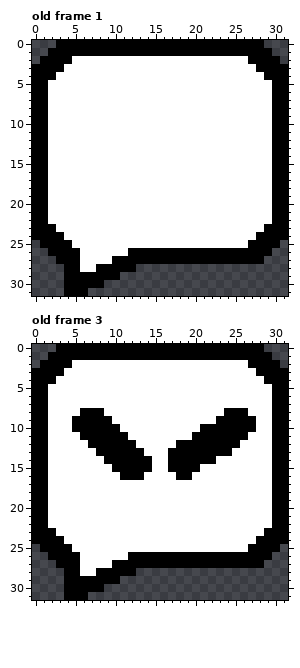
Pixel-art file: image_dev/emote_bubble.aseprite. The picture above is the old version.
32x32 pixels, 5 frames. Shown: old frame 1, old frame 3. The commit also changed other frames, which this record leaves out.
After:
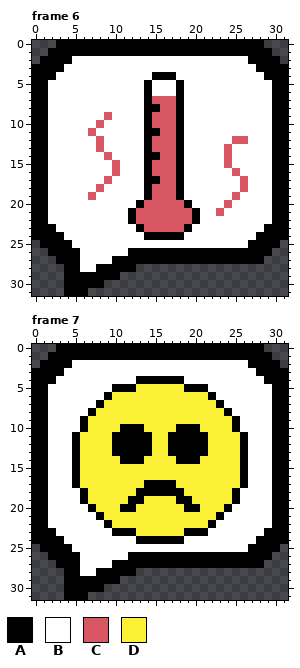
Palette (. is transparent): A #000000  B #ffffff  C #d95763  D #fbf236
A new or re-ordered frame is compared with the old frame closest to it.
The edit:
frames 5 -> 8
Frame 6 is new; against old frame 1:
The edit turns colour B into colour A in row 4 at x 15 to 17; in rows 5 to 7 at x 14 and 18; in row 8 at x 14 to 15 and 18; in rows 9 to 10 at x 14 and 18; in row 11 at x 14 to 15 and 18; in rows 12 to 13 at x 14 and 18.
The edit turns colour B into colour A in row 14 at x 14 to 15 and 18; in rows 15 to 16 at x 14 and 18; in row 17 at x 14 to 15 and 18; in rows 18 to 19 at x 14 and 18; in row 20 at x 13 and 19; in rows 21 to 22 at x 12 and 20.
The edit turns colour B into colour A in row 23 at x 13 and 19; in row 24 at x 14 to 18.
The edit turns colour B into colour C in row 7 at x 15 to 17; in row 8 at x 16 to 17; in row 9 at x 9 and 15 to 17; in row 10 at x 8 and 15 to 17; in row 11 at x 7 and 16 to 17; in row 12 at x 8, 15 to 17 and 25 to 26.
The edit turns colour B into colour C in row 13 at x 8, 15 to 17 and 24; in row 14 at x 9, 16 to 17 and 24; in row 15 at x 10, 15 to 17 and 24; in row 16 at x 10, 15 to 17 and 25; in row 17 at x 9, 16 to 17 and 26; in row 18 at x 8, 15 to 17 and 26.
The edit turns colour B into colour C in row 19 at x 7, 15 to 17 and 25; in row 20 at x 14 to 18 and 24; in row 21 at x 13 to 19 and 23; in row 22 at x 13 to 19; in row 23 at x 14 to 18.
Frame 7 is new; against old frame 3:
The edit turns colour B into colour A in row 4 at x 13 to 18; in row 5 at x 10 to 12 and 19 to 21; in row 6 at x 9 and 22; in row 7 at x 8 and 23; in row 10 at x 11 to 13 and 18 to 20; in row 11 at x 5, 12 to 14 and 17 to 19.
The edit turns colour B into colour A in row 12 at x 5, 13 to 14, 17 and 26; in row 13 at x 5, 14 and 26; in rows 14 to 16 at x 5 and 26; in row 17 at x 5, 14 to 17 and 26; in row 18 at x 6, 13 to 18 and 25; in row 19 at x 6, 12 to 13, 18 to 19 and 25.
The edit turns colour B into colour A in row 20 at x 7, 11 to 12, 19 to 20 and 24; in row 21 at x 8 and 23; in row 22 at x 9 and 22; in row 23 at x 10 to 12 and 19 to 21; in row 24 at x 13 to 18.
The edit turns colour A into colour B in row 8 at x 6 and 25 to 26; in rows 9 to 10 at x 5 and 26 to 27.
The edit turns colour A into colour D in row 8 at x 8; in row 9 at x 7 to 9 and 23 to 24; in row 10 at x 7 to 10 and 21 to 24; in row 11 at x 6 to 9 and 22 to 25; in row 12 at x 7 to 9 and 22 to 25; in row 13 at x 8 to 9 and 22 to 24.
The edit turns colour A into colour D in row 14 at x 9 to 10, 14, 17 and 21 to 22; in row 15 at x 10 to 14 and 17 to 20; in row 16 at x 11 to 13 and 18 to 19.
The edit turns colour B into colour D in row 5 at x 13 to 18; in row 6 at x 10 to 21; in row 7 at x 9 to 22; in row 8 at x 9 to 23; in row 9 at x 10 to 22; in row 10 at x 14 to 17.
The edit turns colour B into colour D in row 11 at x 15 to 16; in row 12 at x 6 and 15 to 16; in row 13 at x 6 to 7, 15 to 16 and 25; in row 14 at x 6 to 8, 15 to 16 and 23 to 25; in row 15 at x 6 to 9, 15 to 16 and 21 to 25; in row 16 at x 6 to 10, 14 to 17 and 20 to 25.
The edit turns colour B into colour D in row 17 at x 6 to 13 and 18 to 25; in row 18 at x 7 to 12 and 19 to 24; in row 19 at x 7 to 11, 14 to 17 and 20 to 24; in row 20 at x 8 to 10, 13 to 18 and 21 to 23; in row 21 at x 9 to 22; in row 22 at x 10 to 21.
The edit turns colour B into colour D in row 23 at x 13 to 18.
